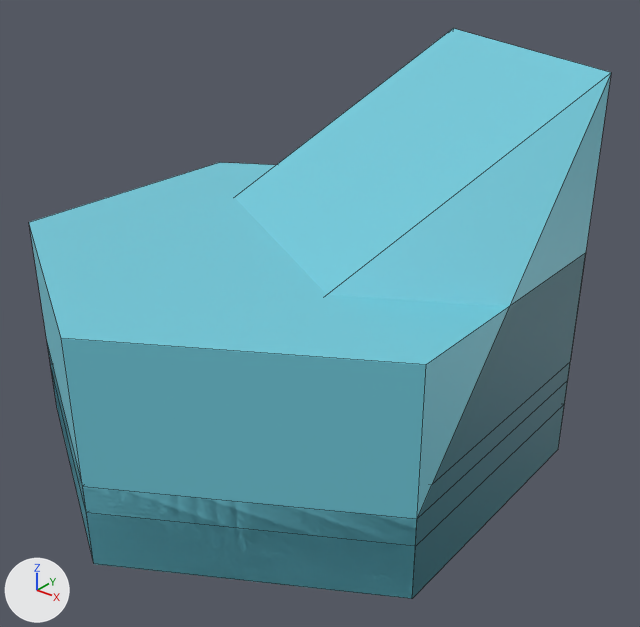
The Blender file models/base_game/tiles/shallow_water_tile.blend as it was, and as the next commit left it.
Both versions are drawn from a camera (50 mm lens) standing at (1.91, -2.25, 1.93) and looking at (0.12, -0.01, 0.54). The axes (+X, +Y, +Z) are drawn at lower left. The lights are the same throughout. The older version comes first. Mesh edges are drawn as thin lines.

In view in the first picture: 'ShallowWaterStairTile-col', 'ShallowWaterTile-col', 'ShallowWaterTileHalf-col'.
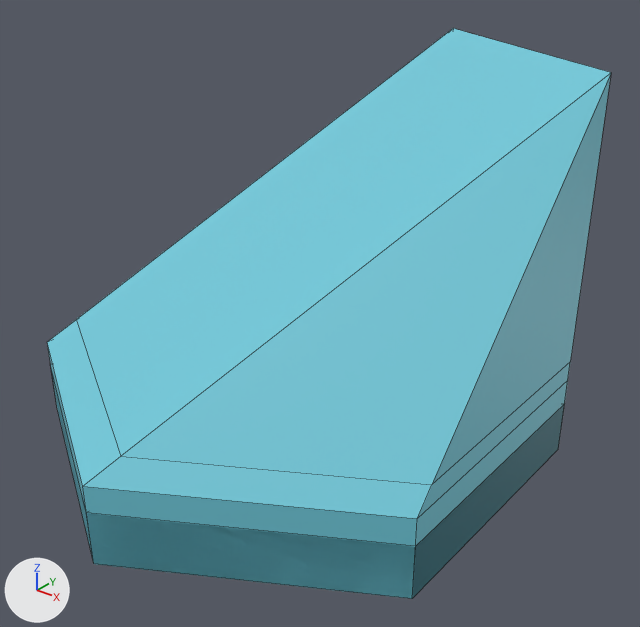
Diff of the bpy script that builds the scene:
```diff
--- a/models/base_game/tiles/shallow_water_tile.blend.py
+++ b/models/base_game/tiles/shallow_water_tile.blend.py
@@ me_cylinder_001 @@
 # used by ob_shallowwatertilehalf_col; location = (0.0, 0.0, 0.0)
 # verts and faces of me_cylinder_001; kept vertices keep their numbers, new ones are numbered from 12
 # before: 6 (0.87, 0.5, 0.8) at pixel (585, 252), 7 (0.0, 1.0, 0.8), 8 (0.87, -0.5, 0.8) at pixel (426, 364), 9 (0.0, -1.0, 0.8) at pixel (61, 338), 10 (-0.87, -0.5, 0.8) at pixel (28, 222)
 # before: 11 (-0.87, 0.5, 0.8) at pixel (219, 162)
-me_cylinder_001.from_pydata(...)  # 12 vertices, 8 faces; spans x -0.87..0.87, y -1.0..1.0, z 0.0..0.8
+me_cylinder_001.from_pydata(...)  # 18 vertices, 14 faces; spans x -0.87..0.87, y -1.0..1.0, z 0.0..0.8
+# me_cylinder_001 part 1
+delete_faces([(6, 7, 11, 10, 9, 8)])
+verts[12] = (0.79, 0.45, 0.8)
+verts[13] = (0.0, 0.91, 0.8)
+verts[14] = (0.79, -0.45, 0.8)
+verts[15] = (0.0, -0.91, 0.8)
+verts[16] = (-0.79, -0.45, 0.8)
+verts[17] = (-0.79, 0.45, 0.8)
+faces += [(12, 13, 17, 16, 15, 14)]  # mat_basepalette (picture img_base_palette_png)
+faces += [(6, 7, 13, 12), (6, 12, 14, 8), (8, 14, 15, 9), (9, 15, 16, 10), (10, 16, 17, 11), (7, 11, 17, 13)]  # mat_outline (picture img_base_palette_png)
 me_cylinder_001.materials.append(mat_basepalette)
+me_cylinder_001.materials.append(mat_outline)  # picture img_base_palette_png
@@ ob_shallowwatertilehalf_col @@
 ob_shallowwatertilehalf_col.location = (0.0, 0.0, 0.0)
+ob_shallowwatertilehalf_col.hide_set(True)
```

What differs and where, as boxes [x1, y1, x2, y2] in the pictures (640 x 627 px):
'ShallowWaterTileHalf-col', hidden (cyan): before [29, 162, 586, 599]
part 1 of me_cylinder_001, cut back (cyan): before [29, 162, 509, 365]
